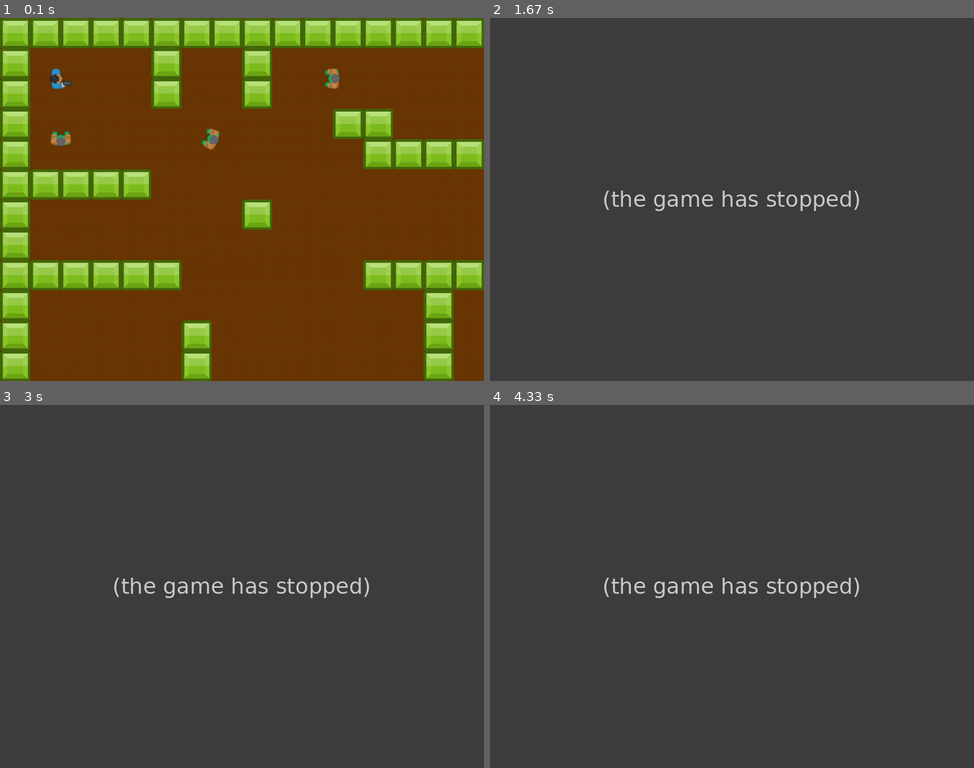
Above: before the commit, frames 1-4 (two rows, left to right).
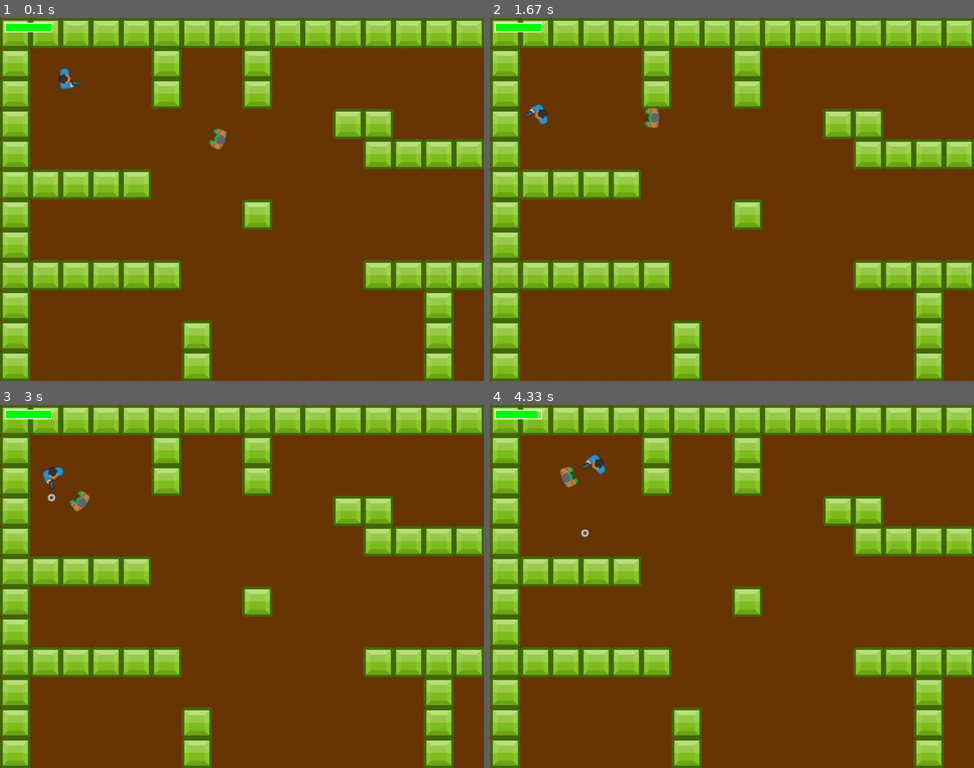
Above: after the commit, the same moments.

Repository: slepacusmiticus/visualstudiofiles
Game: pygame game, started from pygame/tiles_game/main.py
Two runs of this game, one before a commit and one after it. Both use one fixed random seed, a clock stepped at 60 frames per second and the inputs below.
Inputs:
- Up to frame 1 (0.1 s): no input
- Up to frame 2 (1.67 s): tap Space at 0.33, 0.73, 1.03, 1.23, 1.57 s; hold Right 0.67-1.13 s; hold Up 1.17-1.47 s; hold Right from 1.5 s (still down)
- Up to frame 3 (3 s): tap Space at 1.87, 2.07, 2.37, 2.63, 2.97 s; release Right at 1.97 s; hold Left 2-2.53 s; hold Down 2.57-2.87 s; hold Left from 2.9 s (still down)
- Up to frame 4 (4.33 s): tap Space at 3.27, 3.4, 3.8, 4.1 s; release Left at 3.3 s; hold Up 3.33-3.7 s; hold Right from 3.73 s (still down)

The runs differ from the first frame. In frame 1, 1.0% of the frame differs, in the area x 0-71%, y 1-37%; in frame 2, 100%, in the area x 0-100%, y 0-100%; in frame 3, 100%; in frame 4, 100%.
Before the commit the program exited at 0.33 s; later frames show no game.

Commit message:
player mob health bar

Diff:
--- a/pygame/tiles_game/main.py
+++ b/pygame/tiles_game/main.py
@@ -6,6 +6,25 @@
 from sprites import *
 from tile_map import *
 
+
+#HUD func
+def draw_player_health(surf,x,y,pct):
+    if pct<0:
+        pct=0
+    BAR_LENGHT = 100
+    BAR_HEIGHT = 20
+
+    fill =pct * BAR_LENGHT
+    outline_rect = pg.Rect(x,y,BAR_LENGHT,BAR_HEIGHT)
+    fill_rect = pg.Rect(x,y,fill,BAR_HEIGHT)
+    if pct > 0.6:
+        col=GREEN
+    elif pct >0.3:
+        col=YELLOW
+    else:
+        col=RED
+    pg.draw.rect(surf,col,fill_rect)
+    pg.draw.rect(surf,WHITE,outline_rect,2)
 class Game:
     def __init__(self):
         #initialaize game wndw, etc
@@ -22,6 +41,7 @@
         img_folder =path.join(game_folder, 'img')
         self.map = Map(path.join(game_folder, 'map.txt'))
         self.player_img = pg.image.load(path.join(img_folder,PLAYER_IMG)).convert_alpha()
+        self.bullet_img = pg.image.load(path.join(img_folder,BULLET_IMG)).convert_alpha()
         self.mob_img = pg.image.load(path.join(img_folder,MOB_IMG)).convert_alpha()
         self.wall_img = pg.image.load(path.join(img_folder,WALL_IMG)).convert_alpha()
         self.wall_img = pg.transform.scale(self.wall_img,(TILESIZE, TILESIZE))
@@ -31,6 +51,7 @@
         self.all_sprites = pg.sprite.Group()
         self.walls = pg.sprite.Group()
         self.mobs = pg.sprite.Group()
+        self.bullets = pg.sprite.Group()
 
         for row, tiles in enumerate(self.map.data):
             for col, tile in enumerate(tiles):
@@ -62,6 +83,20 @@
         #game loop update
         self.all_sprites.update()
         self.camera.update(self.player)  # track player,( can be any other sprite obj))
+        #mob hits player
+        hits= pg.sprite.spritecollide(self.player,self.mobs,False,collide_hit_rect)
+        for hit in hits:
+            self.player.health -= MOB_DAMAGE
+            hit.vel = vec(0,0)
+            if self.player.health <= 0:
+                self.playing =False
+        if hits:
+            self.player.pos += vec(MOB_KNOCKBACK,0).rotate(-hits[0].rot)
+        #bullets hit mob
+        hits =pg.sprite.groupcollide(self.mobs, self.bullets,False, True)
+        for hit in hits:
+            hit.health -= BULLET_DAMAGE
+            hit.vel = vec (0,0)    #when hit the mob is stopped slightly, for a bit, in its track
 
     def draw_grid(self):
         for x in range(0, WIDTH, TILESIZE):
@@ -74,18 +109,20 @@
         self.screen.fill(BGCOLOR)
         #self.draw_grid()
         for sprite in self.all_sprites:
+            if isinstance(sprite,Mob):
+                sprite.draw_health()
             self.screen.blit(sprite.image, self.camera.apply(sprite))
         #pg.draw.rect(self.screen,WHITE,self.player.hit_rect,2)
+        #hud func
+        draw_player_health(self.screen,10,10,self.player.health/PLAYER_HEALTH)
         pg.display.flip()
+
 
     def events(self):
 
         for event in pg.event.get():
             if event.type == pg.QUIT:
                 self.quit()
-            if event.type == pg.KEYDOWN:
-                if event.key == pg.K_SPACE:
-                    self.quit()
 
 
     def show_start_screen(self):
--- a/pygame/tiles_game/map.txt
+++ b/pygame/tiles_game/map.txt
@@ -1,8 +1,8 @@
 111111111111111111111111111111111
 1....1..1..........1...1........1
-1.P..1..1..M....11..1...........1
+1.P..1..1.......11..1...........1
 1..........11......11.....1.....1
-1.M....M....11111111....1111.1111
+1......M....11111111....1111.1111
 11111..................1....1...1
 1.......1..............1...1....1
 1......................1..1.....1
--- a/pygame/tiles_game/settings.py
+++ b/pygame/tiles_game/settings.py
@@ -1,4 +1,6 @@
 import pygame as pg
+vec =pg.math.Vector2
+
 WIDTH = 1024
 HEIGHT =768
 FPS =60
@@ -27,10 +29,29 @@
 WALL_IMG ='tileGreen_39.png'
 
 #player settings
+PLAYER_HEALTH = 100
 PLAYER_SPEED = 350
 PLAYER_ROT_SPEED = 250
 PLAYER_IMG = 'manBlue_gun.png'
 PLAYER_HIT_RECT= pg.Rect(0,0,35,35)
+BARREL_OFFSET = vec(30,10)
+KICK_BACK =  200  #recul
+GUN_SPREEAD = 5     #inaccuracy of the bullet
+BULLET_DAMAGE=10
+
+
+#gun settings
+BULLET_IMG = 'bullet.png'
+BULLET_SPEED=500
+BULLET_LIFETIME=1000
+BULLET_RATE =150
+BULLET_DAMAGE=10
+
 
 #mob settings
 MOB_IMG = 'zombie1_hold.png'
+MOB_SPEED= 150
+MOB_HIT_RECT = pg.Rect(0,0,30,30)
+MOB_HEALTH=100
+MOB_DAMAGE = 10
+MOB_KNOCKBACK = 20
--- a/pygame/tiles_game/sprites.py
+++ b/pygame/tiles_game/sprites.py
@@ -1,8 +1,28 @@
-
 from tile_map import collide_hit_rect
 import pygame as pg
+from random import uniform
 from settings import *
 vec =pg.math.Vector2
+
+def collide_with_walls(sprite,group,dir):
+    if dir == 'x':
+        hits = pg.sprite.spritecollide(sprite,group,False,collide_hit_rect)
+        if hits:
+            if hits[0].rect.centerx> sprite.hit_rect.centerx:
+                sprite.pos.x = hits[0].rect.left - sprite.hit_rect.width/2
+            if hits[0].rect.centerx< sprite.hit_rect.centerx:
+                sprite.pos.x = hits[0].rect.right+sprite.hit_rect.width/2
+            sprite.vel.x = 0
+            sprite.hit_rect.centerx = sprite.pos.x
+    if dir == 'y':
+        hits = pg.sprite.spritecollide(sprite,group,False,collide_hit_rect)
+        if hits:
+            if hits[0].rect.centery > sprite.hit_rect.centery:
+                sprite.pos.y=hits[0].rect.top - sprite.hit_rect.height/2
+            if hits[0].rect.centery < sprite.hit_rect.centery:
+                sprite.pos.y=hits[0].rect.bottom +sprite.hit_rect.height /2
+            sprite.vel.y = 0
+            sprite.hit_rect.centery =sprite.pos.y
 
 class Player(pg.sprite.Sprite):
     def __init__(self,game,x,y):
@@ -16,6 +36,8 @@
         self.vel=vec(0,0)
         self.pos = vec(x,y)*TILESIZE
         self.rot = 0
+        self.last_shot=0
+        self.health = PLAYER_HEALTH
 
     def get_keys(self):
         self.rot_speed = 0
@@ -30,28 +52,15 @@
             self.vel = vec(PLAYER_SPEED,0).rotate(-self.rot)
         if keys[pg.K_DOWN]or keys[pg.K_s]:
             self.vel = vec(-PLAYER_SPEED/2,0).rotate(-self.rot)
+        if keys[pg.K_SPACE]:
+            now=pg.time.get_ticks()
+            if now -self.last_shot > BULLET_RATE:
+                self.last_shot =now
+                dir =vec(1,0).rotate(-self.rot)
+                pos = self.pos + BARREL_OFFSET.rotate(-self.rot) #player pos plus barel pos offest
+                Bullet(self.game,pos,dir)
+                self.vel=vec(-KICK_BACK,0).rotate(-self.rot)
 
-
-
-    def collide_with_walls(self,dir):
-        if dir == 'x':
-            hits = pg.sprite.spritecollide(self,self.game.walls,False,collide_hit_rect)
-            if hits:
-                if self.vel.x > 0:
-                    self.pos.x = hits[0].rect.left - self.hit_rect.width/2
-                if self.vel.x < 0:
-                    self.pos.x = hits[0].rect.right+self.hit_rect.width/2
-                self.vel.x = 0
-                self.hit_rect.centerx = self.pos.x
-        if dir == 'y':
-            hits = pg.sprite.spritecollide(self,self.game.walls,False,collide_hit_rect)
-            if hits:
-                if self.vel.y >0:
-                    self.pos.y=hits[0].rect.top - self.hit_rect.height/2
-                if self.vel.y <0:
-                    self.pos.y=hits[0].rect.bottom +self.hit_rect.height /2
-                self.vel.y = 0
-                self.hit_rect.centery =self.pos.y
 
     def update(self):
         self.get_keys()
@@ -61,9 +70,9 @@
         self.rect.center = self.pos
         self.pos += self.vel *self.game.dt
         self.hit_rect.centerx = self.pos.x
-        self.collide_with_walls('x')
+        collide_with_walls(self,self.game.walls,'x')
         self.hit_rect.centery = self.pos.y
-        self.collide_with_walls('y')
+        collide_with_walls(self,self.game.walls,'y')
         self.rect.center =self.hit_rect.center
 
 
@@ -74,15 +83,64 @@
         self.game = game
         self.image = game.mob_img
         self.rect = self.image.get_rect()
+        self.hit_rect = MOB_HIT_RECT.copy()
+        self.hit_rect.center= self.rect.center
         self.pos = vec(x,y)*TILESIZE
+        self.vel = vec(0,0)
+        self.acc =vec(0,0)
         self.rect.center = self.pos
         self.rot= 0
+        self.health = MOB_HEALTH
 
     def update(self):
         self.rot = (self.game.player.pos-self.pos).angle_to(vec(1,0))
         self.image = pg.transform.rotate(self.game.mob_img, self.rot)
         self.rect = self.image.get_rect()
         self.rect.center = self.pos
+        self.acc = vec(MOB_SPEED,0).rotate(-self.rot)
+        self.acc += self.vel * -1
+        self.vel += self.acc * self.game.dt
+        self.pos +=self.vel *self.game.dt + 0.5 *self.acc * self.game.dt **2
+        self.hit_rect.centerx = self.pos.x
+        collide_with_walls(self,self.game.walls,'x')
+        self.hit_rect.centery = self.pos.y
+        collide_with_walls(self,self.game.walls,'y')
+        self.rect.center = self.hit_rect.center
+        if self.health <=0:
+            self.kill()
+
+    def draw_health(self):
+        if self.health >60:
+            col=GREEN
+        elif self.health >30:
+            col = YELLOW
+        else:
+            col=RED
+        width= int(self.rect.width*self.health/MOB_HEALTH)
+        self.health_bar = pg.Rect(0,0,width,7)
+        if self.health< MOB_HEALTH:
+            pg.draw.rect(self.image,col,self.health_bar)
+class Bullet(pg.sprite.Sprite):
+    def __init__(self,game,pos, dir):
+        self.groups =game.all_sprites, game.bullets      #make it a member of all_sprites and walls groups
+        pg.sprite.Sprite.__init__(self, self.groups)   # initialize wal with those two groups
+        self.game =game
+        self.image=game.bullet_img
+        self.rect= self.image.get_rect()
+        self.pos =vec(pos)
+        self.rect.center = pos
+        spread = uniform(-GUN_SPREEAD, GUN_SPREEAD)
+        self.vel = dir.rotate(spread)*BULLET_SPEED #get our direction and rotate that by our spread
+        self.spawn_time = pg.time.get_ticks()
+
+    def update(self):
+        self.pos += self.vel *self.game.dt
+        self.rect.center = self.pos
+        if pg.sprite.spritecollideany(self,self.game.walls):
+            self.kill()
+        if pg.time.get_ticks()-self.spawn_time > BULLET_LIFETIME:
+            self.kill()
+
 
 class Wall(pg.sprite.Sprite):
     def __init__(self,game,x,y):
Binary file added: pygame/tiles_game/img/bullet.png
